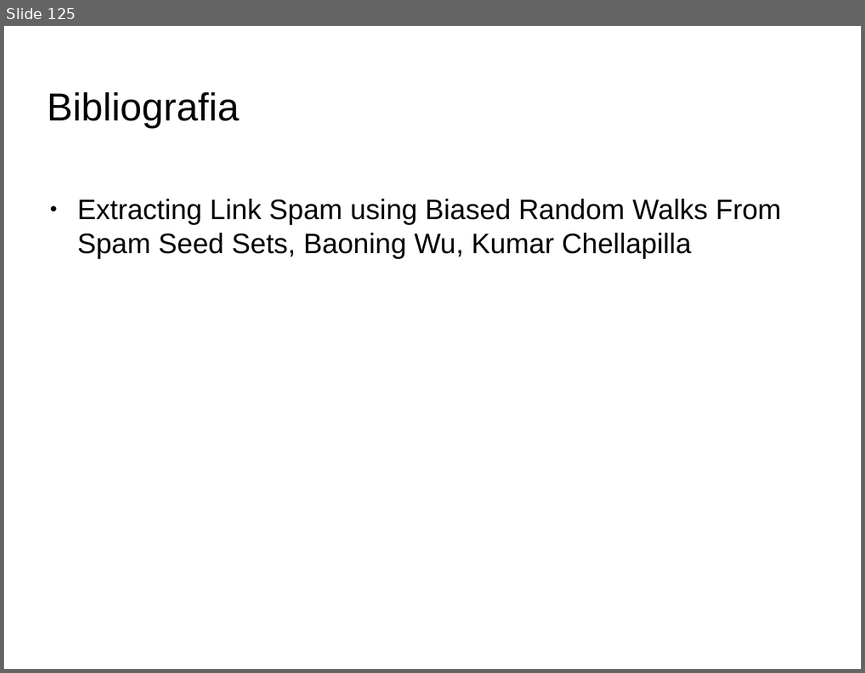
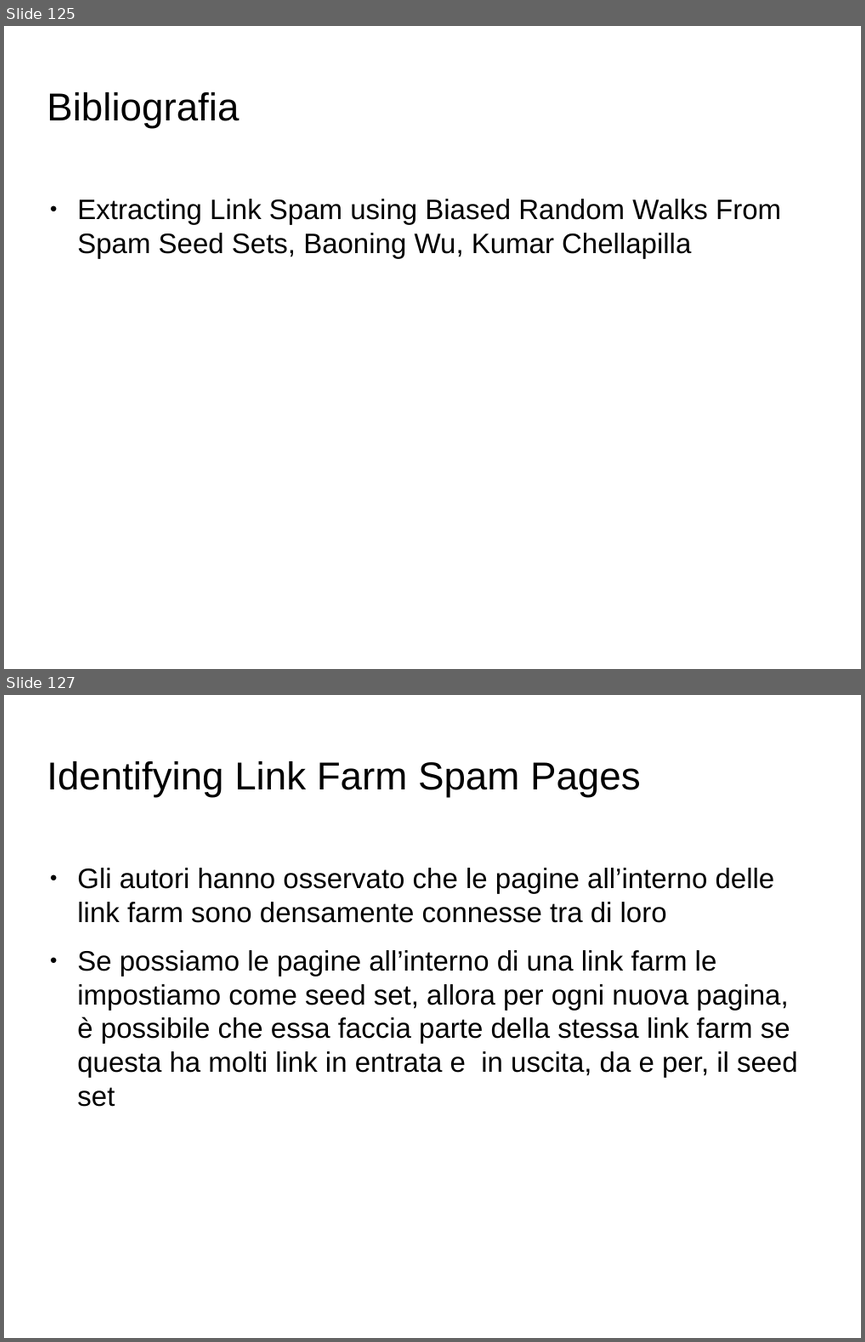
Before and after one commit to Toolanto/presentation, a slide deck: presentazione.odp. Shown one above the other, each under a label of ours: slide 125 before the commit, slides 125 and 127 after it; the slides between them are not shown. The pictures are 865x673 and 865x1342 pixels, drawn with LibreOffice and Linux fonts; fonts in the diff are those of the drawing; background and template pictures are left out. Boxes give left, top, right and bottom in pixels: in the first picture for what was removed or moved away, otherwise in the second. Text is boxed around its words. In the diff, an @@ line names an element or a change of style, - is before the commit and + after.

```diff
--- a/presentazione.odp
+++ b/presentazione.odp
@@ slide 127 added at <box>4,695,861,1338</box>, background picture (left out) @@
@@ title added at <box>46,761,641,798</box>, 36 pt, text #000000 @@
+Identifying Link Farm Spam Pages
@@ text added at <box>77,868,798,1106</box>, 26 pt, text #000000 @@
+● Gli autori hanno osservato che le pagine all’interno delle link farm sono densamente connesse tra di loro
+● Se possiamo le pagine all’interno di una link farm le impostiamo come seed set, allora per ogni nuova pagina, è possibile che essa faccia parte della stessa link farm se questa ha molti link in entrata e in uscita, da e per, il seed set
```
Also in this commit, not shown: 1 slide changed, 52 other slides added.
